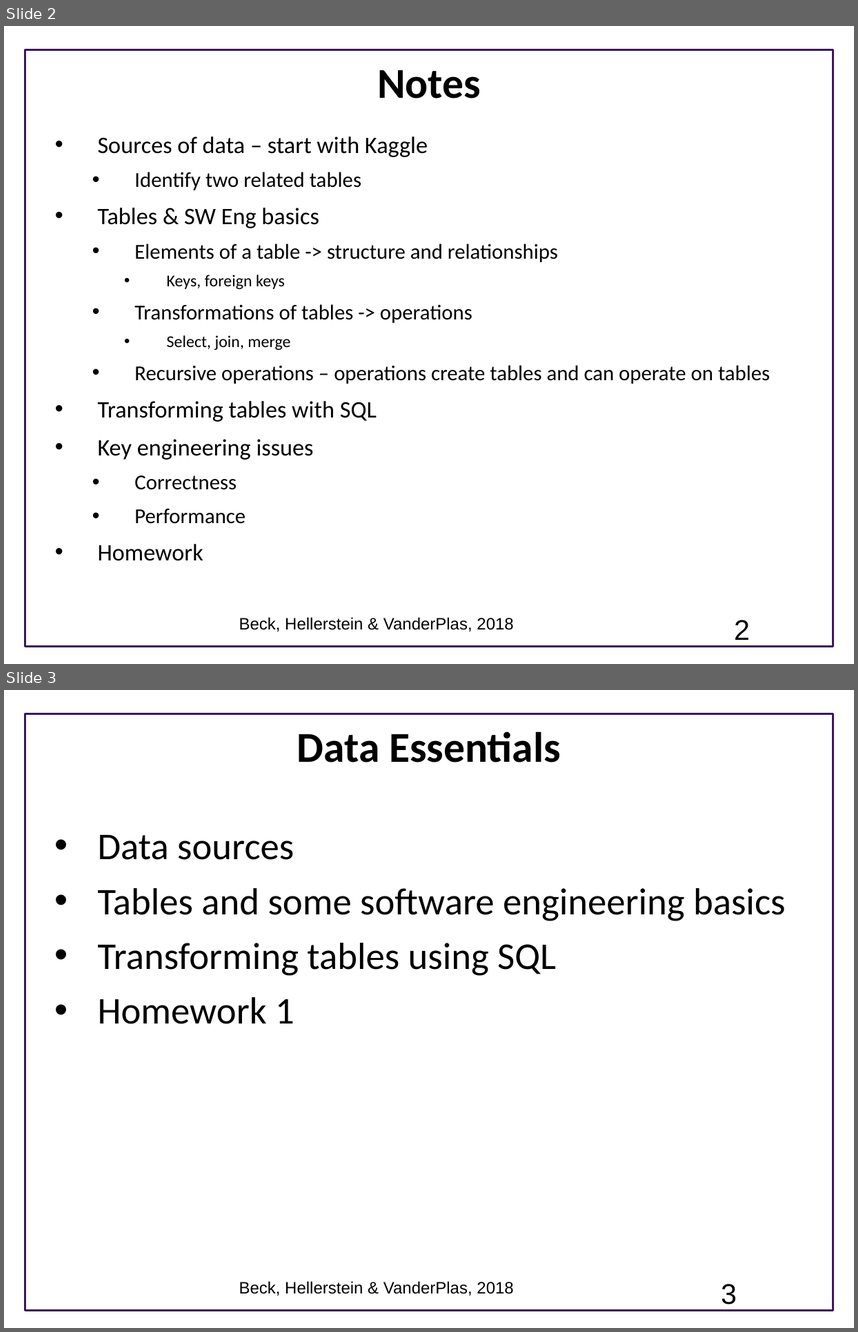
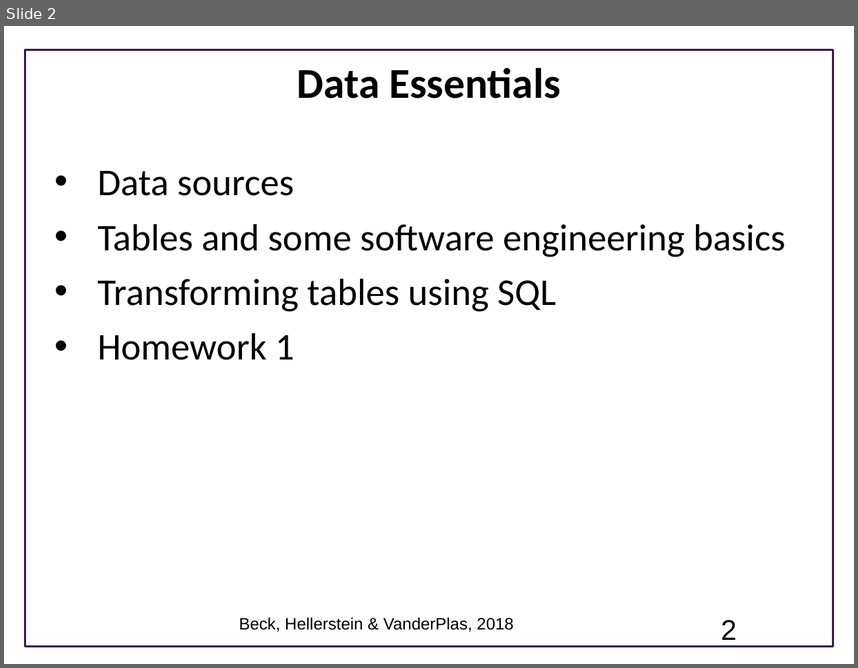
Before and after one commit to UWSEDS/LectureNotes, a slide deck: Data-Essentials/01c-Data-Essentials.pptx. Shown one above the other, each under a label of ours: slides 2 and 3 before the commit, slide 2 after it. The pictures are 858x1332 and 858x668 pixels, drawn with LibreOffice and Linux fonts; fonts in the diff are those of the drawing; background and template pictures are left out. Boxes give left, top, right and bottom in pixels: in the first picture for what was removed or moved away, otherwise in the second. Text is boxed around its words. In the diff, an @@ line names an element or a change of style, - is before the commit and + after.

Commit message:
Update data essential slides

```diff
--- a/Data-Essentials/01c-Data-Essentials.pptx
+++ b/Data-Essentials/01c-Data-Essentials.pptx
@@ slide 2 removed at box(4, 26, 854, 664), background #FFFFFF; not listed: 1 template element that a slide beside it also shows @@
@@ title removed at box(377, 70, 481, 98) @@
-Notes
@@ text removed at box(98, 136, 770, 523) @@
-• Sources of data – start with Kaggle
-  • Identify two related tables
-• Tables & SW Eng basics
-  • Elements of a table -> structure and relationships
-    • Keys, foreign keys
-  • Transformations of tables -> operations
-    • Select, join, merge
-  • Recursive operations – operations create tables and can operate on tables
-• Transforming tables with SQL
-• Key engineering issues
-  • Correctness
-  • Performance
-• Homework
@@ text removed at box(239, 617, 513, 631) @@
-Beck, Hellerstein & VanderPlas, 2018
@@ page number removed at box(734, 619, 750, 639) @@
-2
@@ what was slide 3 is now slide 2 @@
@@ page number at box(721, 619, 737, 639): text changed @@
-3
+2
```
Also in this commit, not shown: 6 slides changed, 1 other slide removed.
